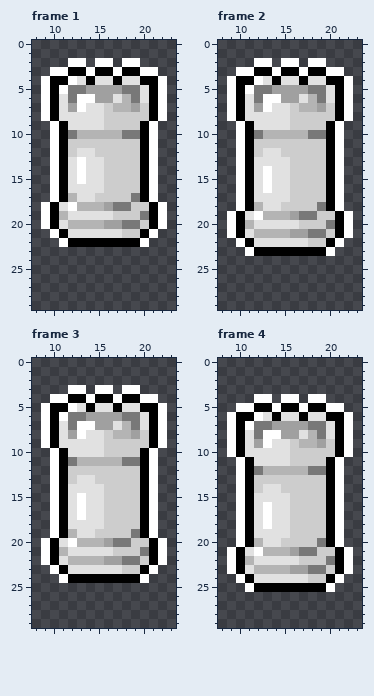
Pixel-art file -- Assets/Sprites/Sprites-Animation/Pieces/Pieces Dropping In/Aseprite Files/White Rook Landing.aseprite. That is the earlier state.
32x32 pixels, 13 frames. Shown: frame 1: x 8..23, y 0..29; frame 2: x 8..23, y 0..29; frame 3: x 8..23, y 0..29; frame 4: x 8..23, y 0..29. The commit also changed other frames, which this record leaves out.
Now the later version:
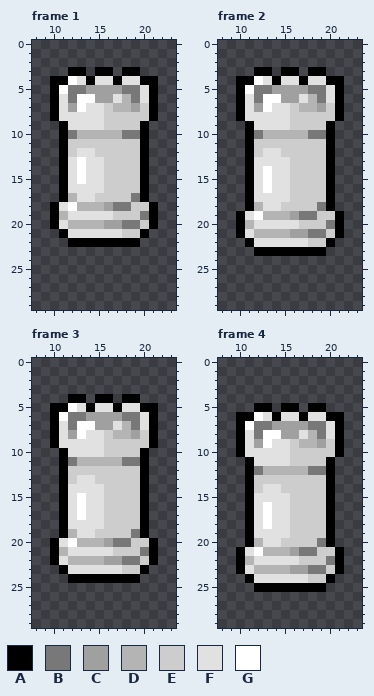
Palette (. is transparent): A #000000  B #787878  C #a0a0a0  D #b4b4b4  E #cdcdcd  F #e1e1e1  G #ffffff
From old to new:
Frame 1:
y 2: x 12..13 GG -> ..; x 15..16 GG -> ..; x 18..19 GG -> ..
y 3: x 10..11 GG -> ..; x 14 G -> .; x 17 G -> .; x 20..21 GG -> ..
y 4..8: x 9 G -> .; x 22 G -> .
y 9..17: x 10 G -> .; x 21 G -> .
y 18..20: x 9 G -> .; x 22 G -> .
y 21: x 10 G -> .; x 21 G -> .
y 22: x 11 G -> .; x 20 G -> .
Frame 2:
y 2: x 12..13 GG -> ..; x 15..16 GG -> ..; x 18..19 GG -> ..
y 3: x 10..11 GG -> ..; x 14 G -> .; x 17 G -> .; x 20..21 GG -> ..
y 4..8: x 9 G -> .; x 22 G -> .
y 9..18: x 10 G -> .; x 21 G -> .
y 19..21: x 9 G -> .; x 22 G -> .
y 22: x 10 G -> .; x 21 G -> .
y 23: x 11 G -> .; x 20 G -> .
Frame 3:
y 3: x 12..13 GG -> ..; x 15..16 GG -> ..; x 18..19 GG -> ..
y 4: x 10..11 GG -> ..; x 14 G -> .; x 17 G -> .; x 20..21 GG -> ..
y 5..9: x 9 G -> .; x 22 G -> .
y 10..19: x 10 G -> .; x 21 G -> .
y 20..22: x 9 G -> .; x 22 G -> .
y 23: x 10 G -> .; x 21 G -> .
y 24: x 11 G -> .; x 20 G -> .
Frame 4:
y 4: x 12..13 GG -> ..; x 15..16 GG -> ..; x 18..19 GG -> ..
y 5: x 10..11 GG -> ..; x 14 G -> .; x 17 G -> .; x 20..21 GG -> ..
y 6..10: x 9 G -> .; x 22 G -> .
y 11..20: x 10 G -> .; x 21 G -> .
y 21..23: x 9 G -> .; x 22 G -> .
y 24: x 10 G -> .; x 21 G -> .
y 25: x 11 G -> .; x 20 G -> .
